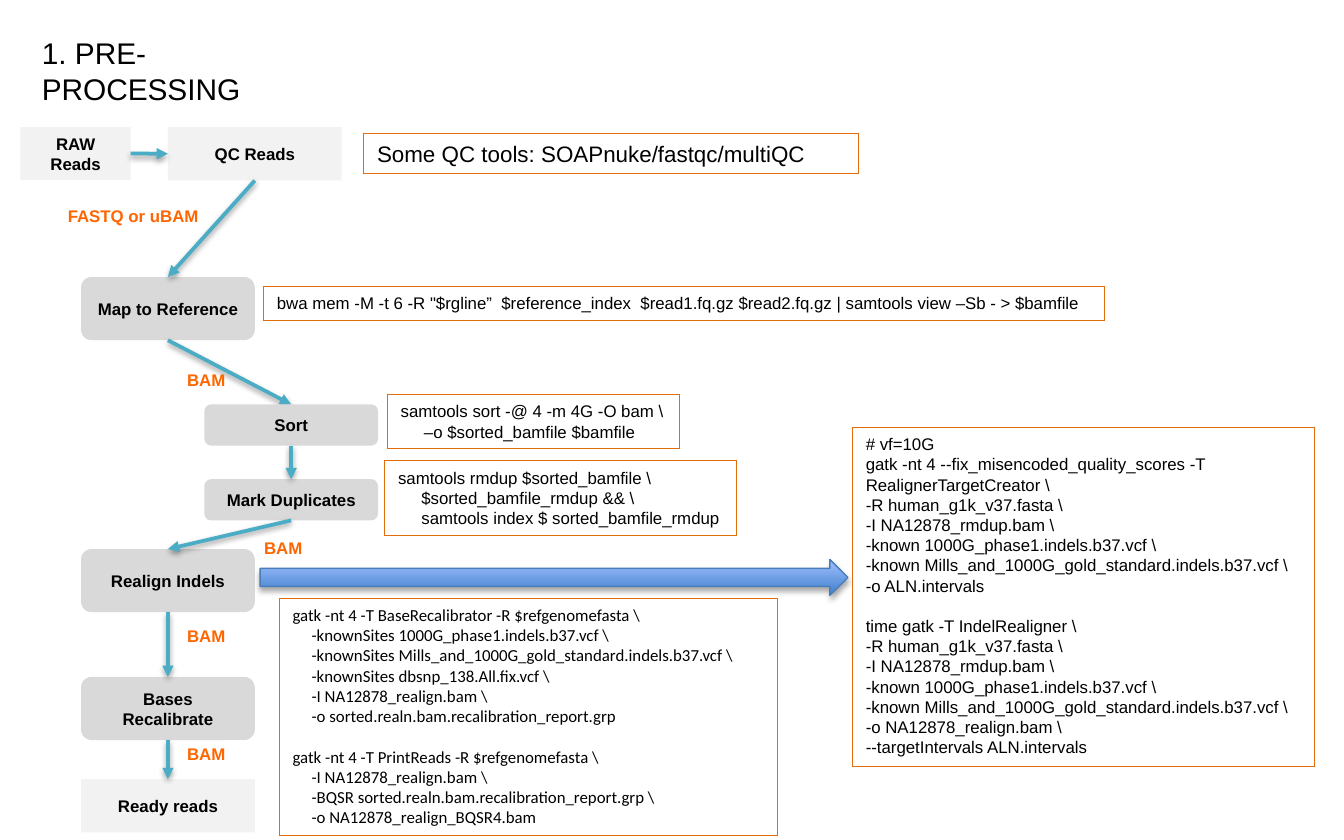
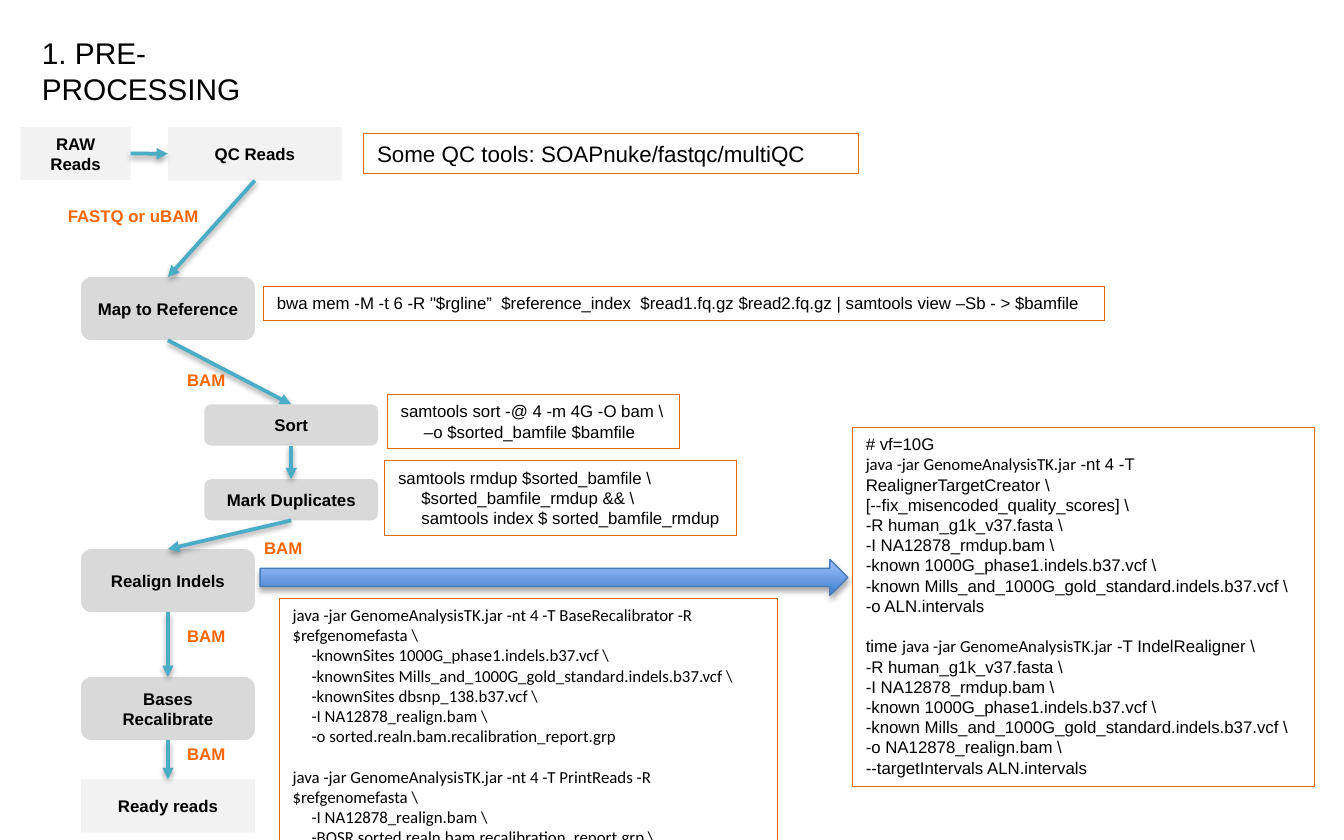
Before and after one commit to ShujiaHuang/speedwgs, a slide deck: slide 4 of assets/WGS_Simplify.pptx. Drawn at 1344x840 pixels with LibreOffice and Linux fonts; fonts in the diff are those of the drawing. Boxes give left, top, right and bottom in pixels: in the first picture for what was removed or moved away, otherwise in the second. Text is boxed around its words. In the diff, an @@ line names an element or a change of style, - is before the commit and + after.

Commit message:
update PPT

```diff
--- a/assets/WGS_Simplify.pptx
+++ b/assets/WGS_Simplify.pptx
@@ rectangle "# vf=10G" resized from (x1=852, y1=427, x2=1314, y2=766) to (x1=852, y1=427, x2=1314, y2=788) @@
@@ text in rectangle at (x1=866, y1=458, x2=1135, y2=515): text changed @@
-gatk -nt 4 --fix_misencoded_quality_scores -T RealignerTargetCreator \
+java -jar GenomeAnalysisTK.jar -nt 4 -T RealignerTargetCreator \
+[--fix_misencoded_quality_scores] \
@@ rectangle "java -jar GenomeAnalysisTK.jar -nt 4 ..." resized from (x1=280, y1=598, x2=777, y2=836) to (x1=280, y1=598, x2=777, y2=840) @@
@@ text in rectangle at (x1=293, y1=609, x2=692, y2=644): text changed @@
-gatk -nt 4 -T BaseRecalibrator -R $refgenomefasta \
+java -jar GenomeAnalysisTK.jar -nt 4 -T BaseRecalibrator -R $refgenomefasta \
@@ text in rectangle at (x1=866, y1=639, x2=1245, y2=656): text changed; font Arial to Calibri @@
-time gatk -T IndelRealigner \
+time java -jar GenomeAnalysisTK.jar -T IndelRealigner \
@@ text in rectangle at (x1=312, y1=690, x2=528, y2=705): text changed @@
--knownSites dbsnp_138.All.fix.vcf \
+-knownSites dbsnp_138.b37.vcf \
@@ text in rectangle at (x1=293, y1=771, x2=651, y2=806): text changed @@
-gatk -nt 4 -T PrintReads -R $refgenomefasta \
+java -jar GenomeAnalysisTK.jar -nt 4 -T PrintReads -R $refgenomefasta \
```
Also in this commit, not shown: 1 other slide changed, 1 slide added.
